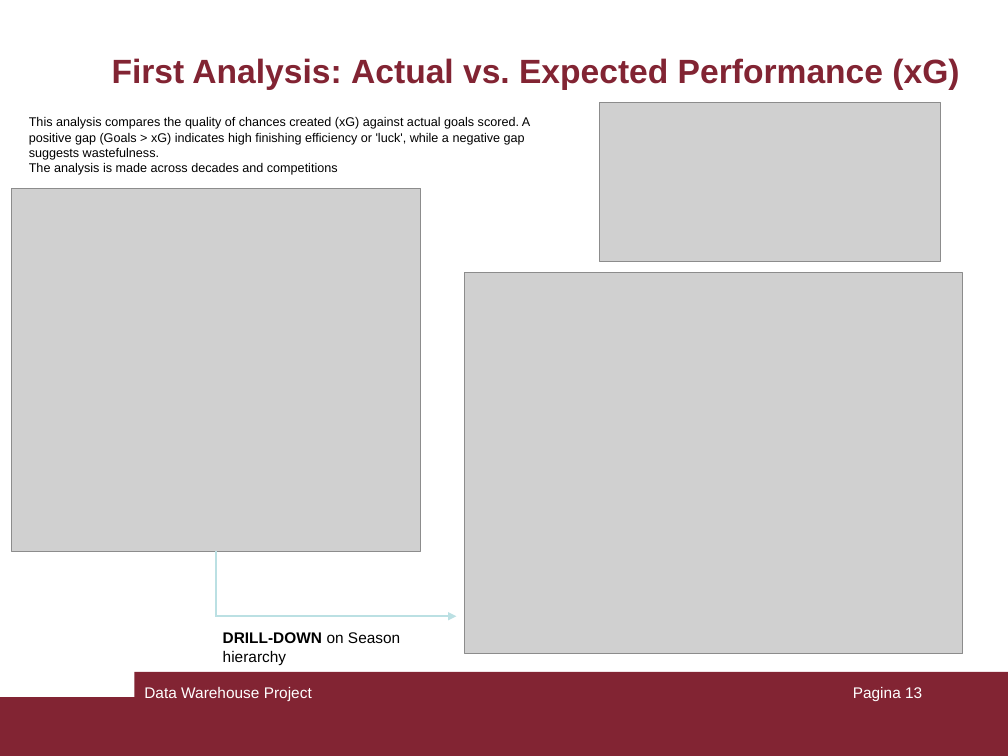
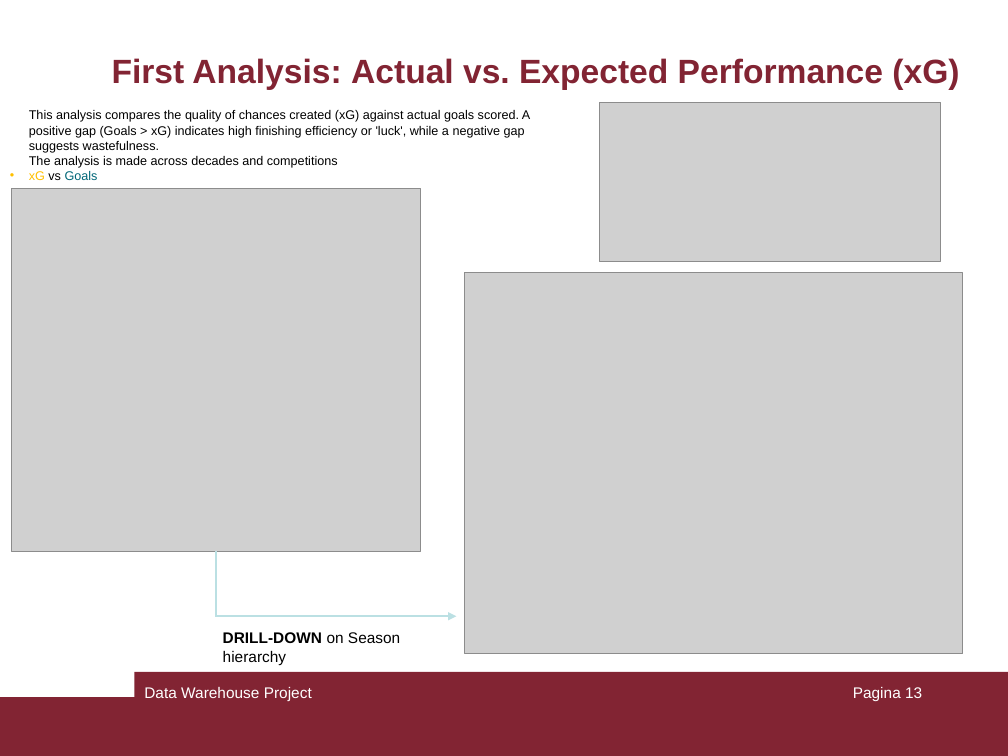
Before and after one commit to mattia9203/Data-Warehouse-on-football-data, a slide deck: slide 13 of presentation.ppt. Drawn at 1008x756 pixels with LibreOffice and Linux fonts; fonts in the diff are those of the drawing; grey boxes stand for pictures. Boxes give left, top, right and bottom in pixels: in the first picture for what was removed or moved away, otherwise in the second. Text is boxed around its words. In the diff, an @@ line names an element or a change of style, - is before the commit and + after.

```diff
--- a/presentation.ppt
+++ b/presentation.ppt
@@ text "This analysis compares the quality ...": place and size @@
-text "This analysis compares the quality ..." at bbox=[29, 117, 530, 175]
+text "This analysis compares the quality ..." at bbox=[29, 110, 530, 180]
@@ text at bbox=[29, 171, 98, 180]: paragraph added @@
+• xG vs Goals
```
Also in this commit, not shown: 5 other slides changed.
